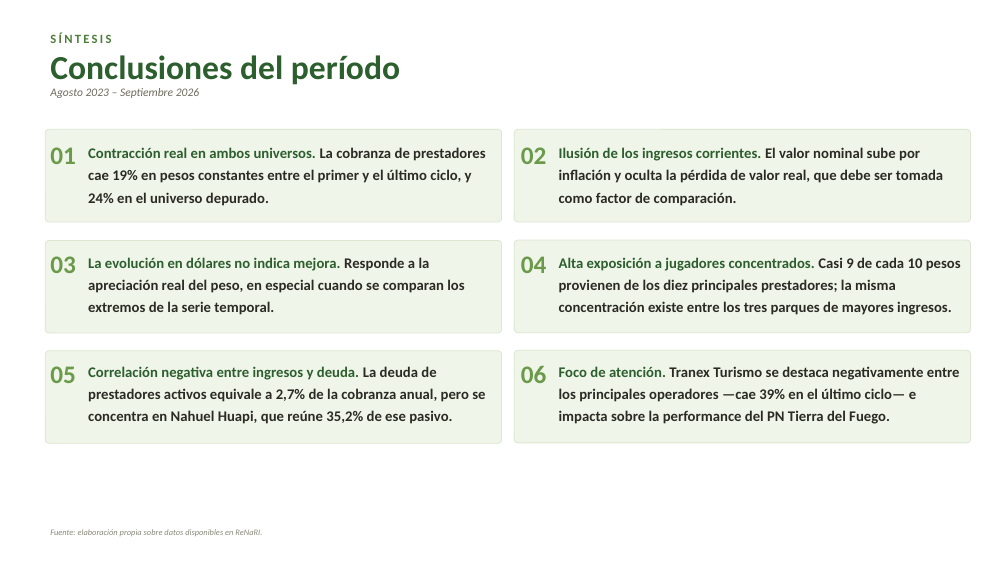
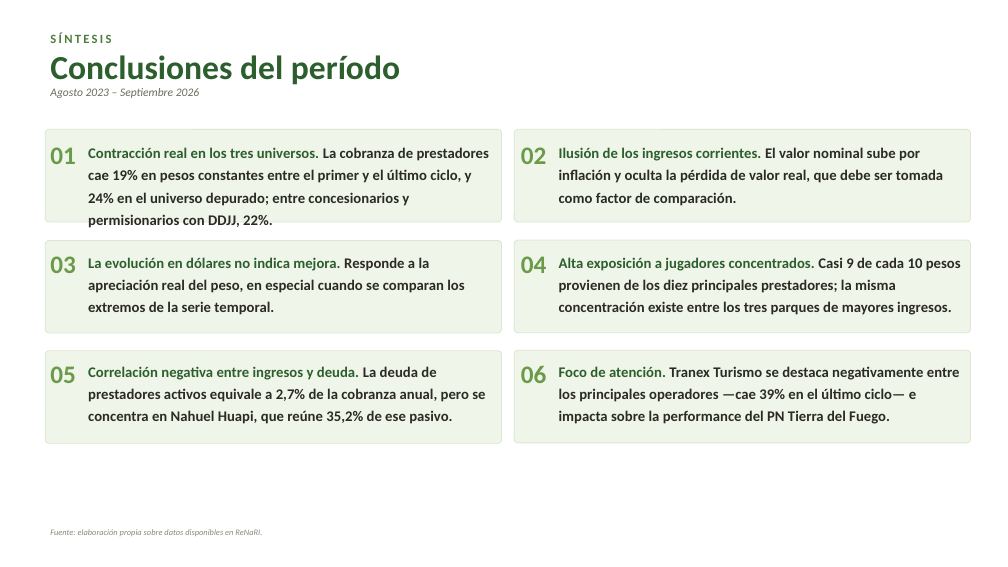
Before and after one commit to FFA-Argentina/ingresos-APN, a slide deck: slide 16 of Informe_Cobranzas_trienal_sep26.pptx (slide 14 before the commit). Drawn at 1008x567 pixels with LibreOffice and Linux fonts; fonts in the diff are those of the drawing. Boxes give left, top, right and bottom in pixels: in the first picture for what was removed or moved away, otherwise in the second. Text is boxed around its words. In the diff, an @@ line names an element or a change of style, - is before the commit and + after.

```diff
--- a/Informe_Cobranzas_trienal_sep26.pptx
+++ b/Informe_Cobranzas_trienal_sep26.pptx
@@ text at (x1=88, y1=147, x2=489, y2=228): text changed @@
-Contracción real en ambos universos. La cobranza de prestadores cae 19% en pesos constantes entre el primer y el último ciclo, y 24% en el universo depurado.
+Contracción real en los tres universos. La cobranza de prestadores cae 19% en pesos constantes entre el primer y el último ciclo, y 24% en el universo depurado; entre concesionarios y permisionarios con DDJJ, 22%.
```
Also in this commit, not shown: 7 other slides changed, 2 slides added, 4 other files.
